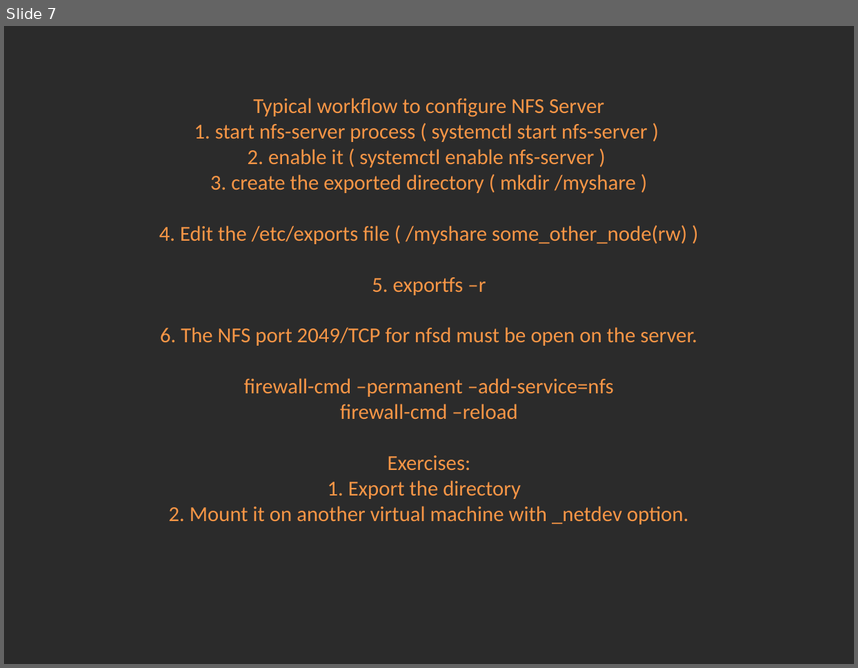
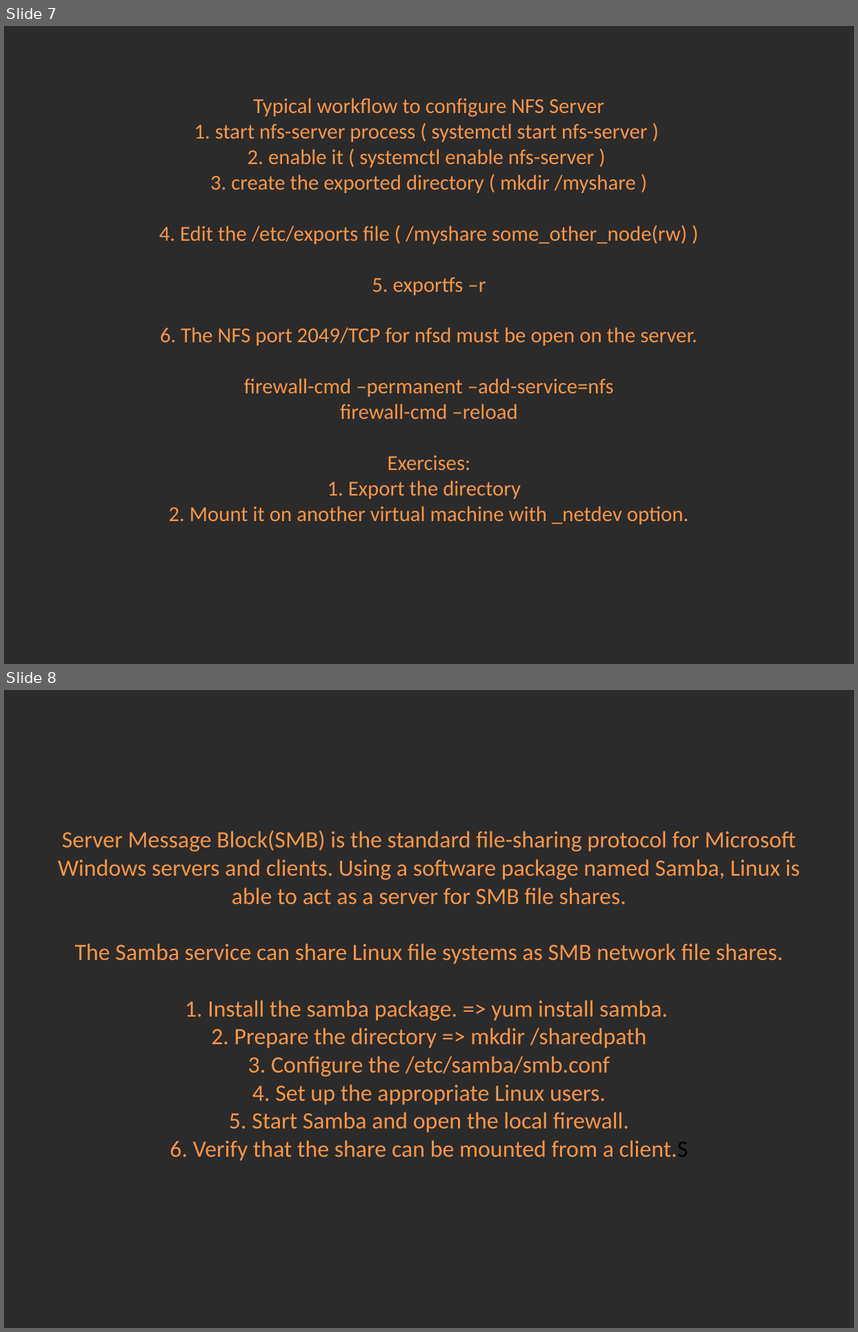
Before and after one commit to Academy-Soft-Intellect/Linux-Course, a slide deck: 12.SSH_NFS_SAMBA/12-SSH_NFS_SAMBA.pptx. Shown one above the other, each under a label of ours: slide 7 before the commit, slides 7 and 8 after it. The pictures are 858x668 and 858x1332 pixels, drawn with LibreOffice and Linux fonts; fonts in the diff are those of the drawing; background and template pictures are left out; a plain dark background stands for a picture behind light text. Boxes give left, top, right and bottom in pixels: in the first picture for what was removed or moved away, otherwise in the second. Text is boxed around its words. In the diff, an @@ line names an element or a change of style, - is before the commit and + after.

Commit message:
Adding Samba.

```diff
--- a/12.SSH_NFS_SAMBA/12-SSH_NFS_SAMBA.pptx
+++ b/12.SSH_NFS_SAMBA/12-SSH_NFS_SAMBA.pptx
@@ slide 8 added at (x1=4, y1=690, x2=854, y2=1328), background picture (left out) @@
@@ title added at (x1=58, y1=830, x2=800, y2=1161), 19.8 pt, text #F79646 @@
+Server Message Block(SMB) is the standard file-sharing protocol for Microsoft Windows servers and clients. Using a software package named Samba, Linux is able to act as a server for SMB file shares.
+The Samba service can share Linux file systems as SMB network file shares.
+1. Install the samba package. => yum install samba.
+2. Prepare the directory => mkdir /sharedpath
+3. Configure the /etc/samba/smb.conf
+4. Set up the appropriate Linux users.
+5. Start Samba and open the local firewall.
+6. Verify that the share can be mounted from a client.S
```
Also in this commit, not shown: 1 slide changed, 3 other slides added.
